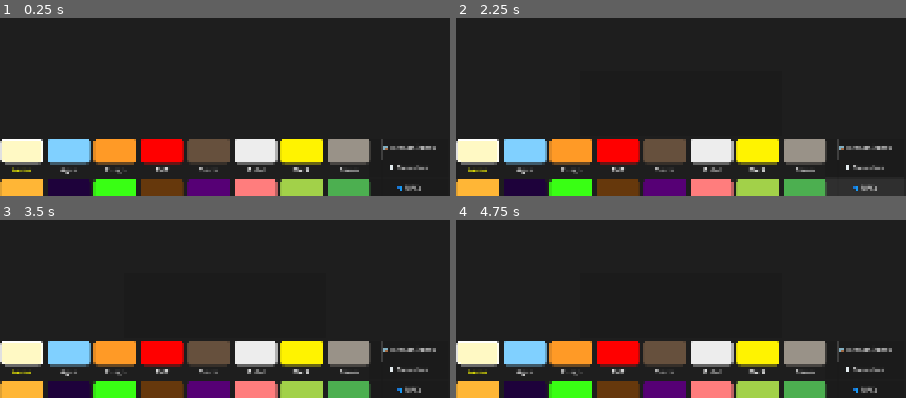
Above: before the commit, frames 1-4 (two rows, left to right).
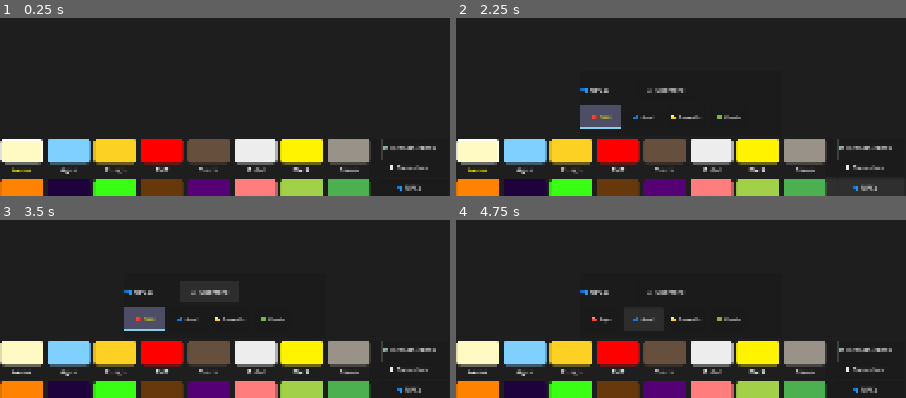
Above: after the commit, the same moments.

Repository: OmarSaez/Sandbox-game
Game: Godot game, scene res://scenes/main/main_scene.tscn
Same seed, same stepped clock (60 frames per second), same inputs: the game is played once before the commit and once after it.
Inputs (mouse positions are in pixels of both pictures, inside the frame that each line leads up to):
- Up to frame 1 (0.25 s): no input
- Up to frame 2 (2.25 s): click "🛠️ Herramientas" at 0.5 s; click "🌪️ Desastres" at 1.25 s; click "👥 NPCs" at 2 s
- Up to frame 3 (3.5 s): click (211, 291) at 2.75 s, where only the run after the commit has a clickable "⚔️ Guerrero"
- Up to frame 4 (4.75 s): click (600, 319) at 3.5 s, where only the run after the commit has a clickable "🔴 Rojo"; click (645, 319) at 4.25 s, where only the run after the commit has a clickable "🔵 Azul"

The runs differ from the first frame. In frame 1, 2.1% of the frame differs, in the area x 0-31%, y 67-100%; in frame 2, 3.9%; in frame 3, 4.2%, in the area x 0-64%, y 39-100%; in frame 4, 3.0%.

Commit message:
Se agrega batalla de NPC

Diff:
--- a/sandbox/scripts/sandbox/sandbox_grid.gd
+++ b/sandbox/scripts/sandbox/sandbox_grid.gd
@@ -186,7 +186,7 @@
 	#Water
 	_register_material(2, Color("80D0FF"), SandboxMaterial.Tags.LIQUID | SandboxMaterial.Tags.GRAV_NORMAL | SandboxMaterial.Tags.CONDUCTOR)
 	#Fire
-	_register_material(3, Color("FF9A26"), SandboxMaterial.Tags.INCENDIARY | SandboxMaterial.Tags.GRAV_STATIC)
+	_register_material(3, Color("FCD123"), SandboxMaterial.Tags.INCENDIARY | SandboxMaterial.Tags.GRAV_STATIC)
 	# Petroleum (Dark Purple + Flammable)
 	_register_material(4, Color("560075"), SandboxMaterial.Tags.LIQUID | SandboxMaterial.Tags.FLAMMABLE | SandboxMaterial.Tags.GRAV_NORMAL | SandboxMaterial.Tags.BURN_SMOKE)
 
@@ -209,7 +209,7 @@
 	_register_material(10, Color("999288"), SandboxMaterial.Tags.SOLID | SandboxMaterial.Tags.POWDER | SandboxMaterial.Tags.GRAV_NORMAL)
 
 	# Lava (Slow Liquid + Hot)
-	_register_material(11, Color("FFB636"), SandboxMaterial.Tags.LIQUID | SandboxMaterial.Tags.INCENDIARY | SandboxMaterial.Tags.GRAV_SLOW)
+	_register_material(11, Color("FF8200"), SandboxMaterial.Tags.LIQUID | SandboxMaterial.Tags.INCENDIARY | SandboxMaterial.Tags.GRAV_SLOW)
 
 	# Obsidian (Hard Rock + Anti-Acid + Anti-Explosive)
 	_register_material(12, Color("1E023B"), SandboxMaterial.Tags.SOLID | SandboxMaterial.Tags.GRAV_STATIC | SandboxMaterial.Tags.ANTI_ACID | SandboxMaterial.Tags.ANTI_EXPLOSIVE)
@@ -463,8 +463,8 @@
 	# 5. CONSTRUCT ALL SUB-UI
 	_setup_tools_ui()
 	_setup_disaster_ui()
-	_setup_npc_ui()
-	_setup_npc_panel_node() # Ensure NPC panel node exists
+	_setup_npc_panel_node() # 1. Ensure node exists FIRST
+	_setup_npc_ui()         # 2. Then fill it with buttons
 
 	_setup_materials_within_grid()
 	_update_highlights() # Restore selection marks
@@ -1544,8 +1544,13 @@
 			_set_cell(x, y, 26) # Harden to Solid Cement
 
 func _setup_npc_panel_node():
-	if npc_panel: return
+	# If it exists but was lost during a UI refresh, we need to ensure it's in the tree
 	var ui_root = get_parent().get_node("UI")
+	if is_instance_valid(npc_panel):
+		if npc_panel.get_parent() == null:
+			ui_root.add_child(npc_panel)
+		return
+
 	npc_panel = PanelContainer.new()
 	npc_panel.name = "NPCPanel"
 	ui_root.add_child(npc_panel)
@@ -1642,7 +1647,9 @@
 	var new_npc = {
 		"pos": Vector2i(start_x, start_y),
 		"team": selected_team,
-		"dir": 1 if randf() > 0.5 else -1
+		"dir": 1 if randf() > 0.5 else -1,
+		"hp": 100.0,
+		"attack_cooldown": 0.0
 	}
 	active_npcs.append(new_npc)
 
@@ -1681,26 +1688,49 @@
 	if npc_update_timer < 0.05: return # ~20 FPS for NPCs
 	npc_update_timer = 0.0
 
-	for npc in active_npcs:
+	var dead_indices = []
+
+	for i in range(active_npcs.size()):
+		var npc = active_npcs[i]
+
+		# 0. Damage from Environment (Acid, Lava, etc)
+		if _check_npc_environment_damage(npc):
+			if npc.hp <= 0:
+				_draw_npc_pixels(npc, 0) # Clear pixels
+				dead_indices.append(i)
+				continue
+
 		# 1. Erase current
 		_draw_npc_pixels(npc, 0)
 
 		var np = npc.pos
-
-		# 2. GRAVITY
+		if npc.attack_cooldown > 0: npc.attack_cooldown -= 0.05
+
+		# 2. AI: DETECT ENEMIES
+		var target = _find_closest_enemy(npc, 120.0) # 120px radar
+		if target:
+			var dist_x = target.pos.x - np.x
+			npc.dir = 1 if dist_x > 0 else -1
+
+			# Attack range check (Approx 5-6px)
+			if abs(dist_x) < 6 and abs(target.pos.y - np.y) < 6:
+				if npc.attack_cooldown <= 0:
+					_attack_npc(npc, target)
+					npc.attack_cooldown = 0.6 # Attack every 0.6s
+
+		# 3. PHYSICS & MOVEMENT
+		# GRAVITY
 		if _can_npc_fit(np.x, np.y + 1):
 			np.y += 1
 		else:
-			# 3. MOVEMENT & CLIMBING
-			if randf() < 0.02: npc.dir = -npc.dir # Random flip
+			# 4. WALK & CLIMB
+			if not target: # Random roam if no target
+				if randf() < 0.02: npc.dir = -npc.dir
 
 			var tx = np.x + npc.dir
 			var found_move = false
-
-			# Check hills from -8 to 2 (descend slightly too)
 			for h in range(2, -9, -1):
 				if _can_npc_fit(tx, np.y + h):
-					# Require ground below the new position
 					if not _can_npc_fit(tx, np.y + h + 1):
 						np.x = tx
 						np.y += h
@@ -1708,11 +1738,77 @@
 						break
 
 			if not found_move:
-				npc.dir = -npc.dir # Turn around if hit a wall > 8px
+				npc.dir = -npc.dir
 
 		npc.pos = np
-		# 4. Redraw
+		# 5. Redraw
 		_draw_npc_pixels(npc)
+
+		# Check if dead after combat
+		if npc.hp <= 0:
+			_draw_npc_pixels(npc, 0) # Clear
+			dead_indices.append(i)
+
+	# Remove dead NPCs
+	dead_indices.sort()
+	dead_indices.reverse()
+	for idx in dead_indices:
+		active_npcs.remove_at(idx)
+
+func _find_closest_enemy(me, radar_range):
+	var closest = null
+	var min_dist = radar_range
+	for other in active_npcs:
+		if other.team != me.team:
+			var d = me.pos.distance_to(other.pos)
+			if d < min_dist:
+				min_dist = d
+				closest = other
+	return closest
+
+func _attack_npc(attacker, victim):
+	victim.hp -= 15.0 # Damage
+
+	# Visual Sparks (Attack effects)
+	var colors = [Color.WHITE, Color.YELLOW, Color.CRIMSON]
+	for i in range(8):
+		visual_sparks.append({
+			"x": float(victim.pos.x) + randf_range(0, 2),
+			"y": float(victim.pos.y) + randf_range(0, 5),
+			"vx": randf_range(-60, 60),
+			"vy": randf_range(-100, -20),
+			"color": colors.pick_random(),
+			"life": randf_range(0.3, 0.6)
+		})
+
+	# Small Jump animation for attacker
+	if _can_npc_fit(attacker.pos.x, attacker.pos.y - 2):
+		attacker.pos.y -= 2
+
+func _check_npc_environment_damage(npc) -> bool:
+	var took_damage = false
+	# Check key damage points (Head, Body center, Feet)
+	var check_points = [
+		npc.pos, # Head
+		npc.pos + Vector2i(1, 2), # Chest
+		npc.pos + Vector2i(0, 4)  # Feet
+	]
+
+	for p in check_points:
+		var tid = _get_cell(p.x, p.y)
+		var t_tags = material_tags_raw[tid]
+
+		# Acid (13), Lava (11), Fire (3)
+		if (t_tags & (SandboxMaterial.Tags.ACID | SandboxMaterial.Tags.INCENDIARY)):
+			npc.hp -= 2.0 # Continuous damage
+			took_damage = true
+			if randf() < 0.1: # Smoke sparks
+				visual_sparks.append({
+					"x": float(p.x), "y": float(p.y),
+					"vx": randf_range(-20, 20), "vy": randf_range(-30, -10),
+					"color": Color.WEB_GRAY, "life": 0.4
+				})
+	return took_damage
 
 func _can_npc_fit(gx, gy) -> bool:
 	# Bounding check
